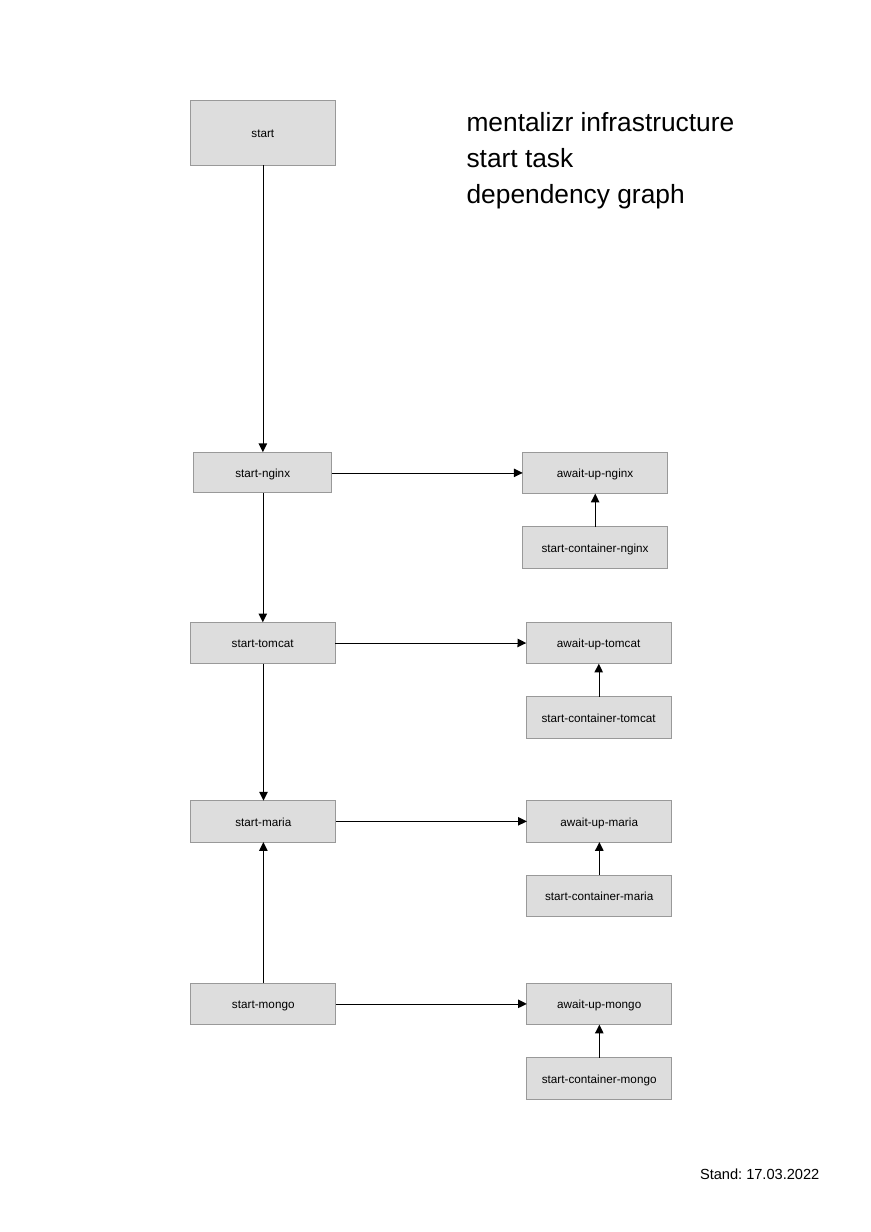
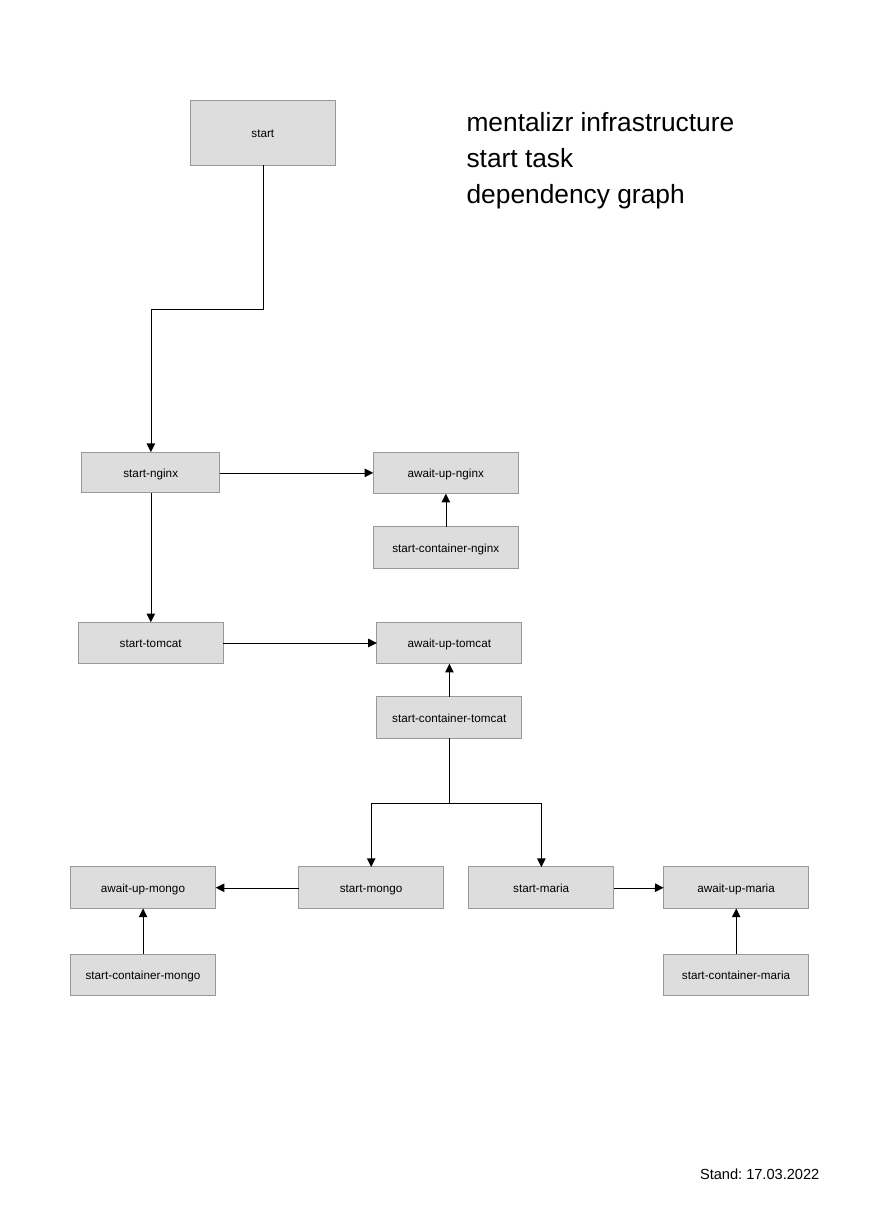
Before and after one commit to mentalizr/m7r-infra-single-host, a slide deck: slide 4 of docu/tasks.odp. Drawn at 871x1232 pixels with LibreOffice and Linux fonts; fonts in the diff are those of the drawing. Boxes give left, top, right and bottom in pixels: in the first picture for what was removed or moved away, otherwise in the second. Text is boxed around its words. In the diff, an @@ line names an element or a change of style, - is before the commit and + after.

Commit message:
start task: structure

```diff
--- a/docu/tasks.odp
+++ b/docu/tasks.odp
@@ elbow arrow moved from (263, 165) - (262, 452) to (263, 165) - (151, 452) @@
@@ rectangle "start-nginx": place and size @@
-rectangle "start-nginx" at <box>194,452,332,493</box>
+rectangle "start-nginx" at <box>82,452,220,493</box>
@@ elbow arrow moved from (332, 473) - (522, 473) to (220, 473) - (373, 473) @@
@@ elbow arrow moved from (262, 493) - (262, 622) to (151, 493) - (151, 622) @@
@@ 4 rectangles, 2 elbow arrows: place and size @@
-4 rectangles, 2 elbow arrows at <box>522,452,671,737</box>
+4 rectangles, 2 elbow arrows at <box>373,452,522,737</box>
@@ rectangle "start-tomcat": place and size @@
-rectangle "start-tomcat" at <box>191,622,336,664</box>
+rectangle "start-tomcat" at <box>78,622,223,664</box>
@@ elbow arrow moved from (335, 642) - (526, 642) to (223, 642) - (377, 642) @@
@@ elbow arrow removed from (262, 664) to (263, 800) @@
@@ elbow arrow moved from (336, 821) - (527, 821) to (450, 738) - (371, 867) @@
@@ elbow arrow added from (450, 738) to (541, 867), #000000 0 pt @@
@@ rectangle "await-up-mongo": place and size @@
-rectangle "await-up-mongo" at <box>527,983,672,1024</box>
+rectangle "await-up-mongo" at <box>71,867,216,908</box>
@@ rectangle "start-mongo": place and size @@
-rectangle "start-mongo" at <box>191,983,336,1024</box>
+rectangle "start-mongo" at <box>298,867,443,908</box>
@@ rectangle "start-maria": place and size @@
-rectangle "start-maria" at <box>527,875,672,916</box>
+rectangle "start-maria" at <box>469,867,614,908</box>
@@ rectangle "await-up-maria": place and size @@
-rectangle "await-up-maria" at <box>527,800,672,842</box>
+rectangle "await-up-maria" at <box>664,867,809,908</box>
@@ elbow arrow moved from (263, 983) - (263, 842) to (299, 888) - (216, 888) @@
@@ text in rectangle at <box>513,883,569,892</box>: text changed @@
-start-container-maria
+start-maria
@@ elbow arrow added from (614, 888) to (664, 888), #000000 0 pt @@
@@ elbow arrow added from (143, 954) to (143, 908), #000000 0 pt @@
@@ elbow arrow moved from (599, 875) - (599, 842) to (736, 954) - (736, 908) @@
@@ rectangle "start-container-mongo": place and size @@
-rectangle "start-container-mongo" at <box>527,1057,672,1098</box>
+rectangle "start-container-mongo" at <box>71,954,216,995</box>
@@ rectangle "start-container-maria": place and size @@
-rectangle "start-container-maria" at <box>191,800,336,842</box>
+rectangle "start-container-maria" at <box>664,954,809,995</box>
@@ text in rectangle at <box>682,970,790,979</box>: text changed @@
-start-maria
+start-container-maria
@@ elbow arrow removed from (336, 1004) to (527, 1004) @@
@@ elbow arrow removed from (599, 1057) to (599, 1024) @@
```
Also in this commit, not shown: 15 other files.
